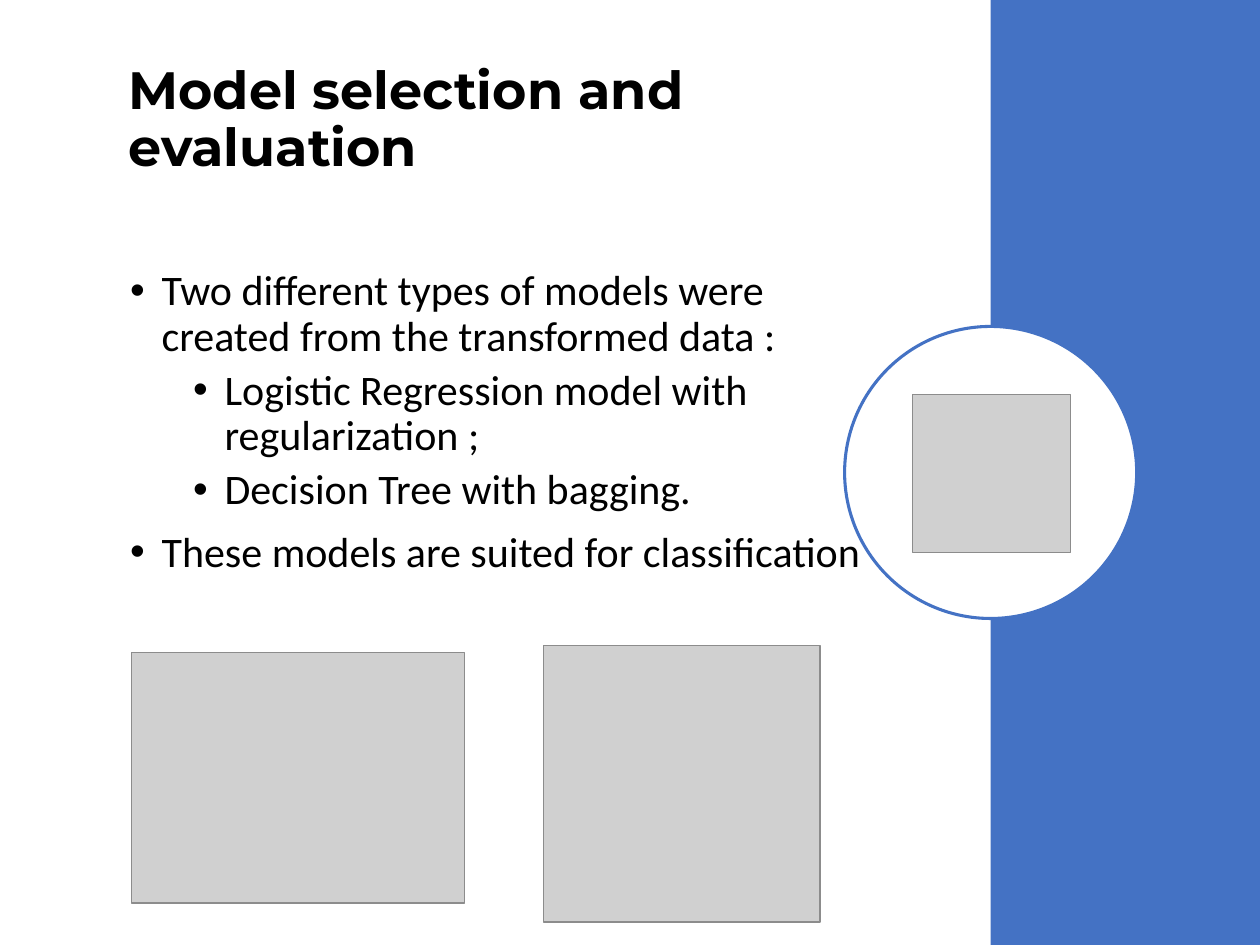
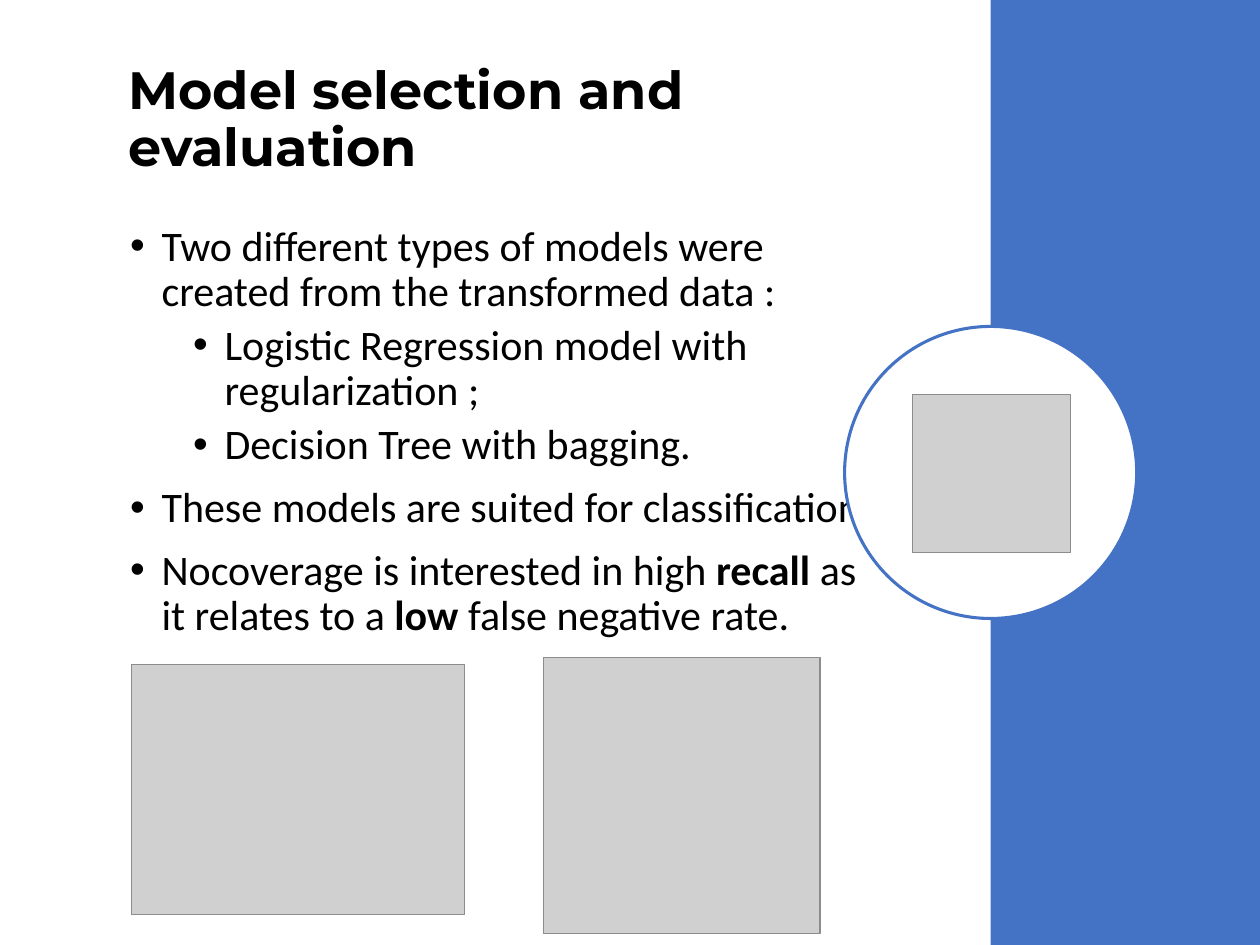
Before and after one commit to vinoroy/statsLearning, a slide deck: slide 11 of YCBS255_19-04-23_ass4_VincentRoy.pptx. Drawn at 1260x945 pixels with LibreOffice and Linux fonts; fonts in the diff are those of the drawing; grey boxes stand for pictures. Boxes give left, top, right and bottom in pixels: in the first picture for what was removed or moved away, otherwise in the second. Text is boxed around its words. In the diff, an @@ line names an element or a change of style, - is before the commit and + after.

```diff
--- a/YCBS255_19-04-23_ass4_VincentRoy.pptx
+++ b/YCBS255_19-04-23_ass4_VincentRoy.pptx
@@ text "Two different types of models ...": place and size @@
-text "Two different types of models ..." at box(162, 275, 860, 568)
+text "Two different types of models ..." at box(162, 231, 860, 638)
@@ text at box(162, 555, 857, 638): paragraph added @@
+• Nocoverage is interested in high recall as it relates to a low false negative rate.
@@ picture: place and size @@
-picture at box(544, 645, 820, 921)
+picture at box(544, 658, 820, 934)
@@ picture: place and size @@
-picture at box(131, 653, 464, 903)
+picture at box(131, 664, 464, 915)
```
Also in this commit, not shown: 8 other slides changed, 3 slides added, 2 other files.
